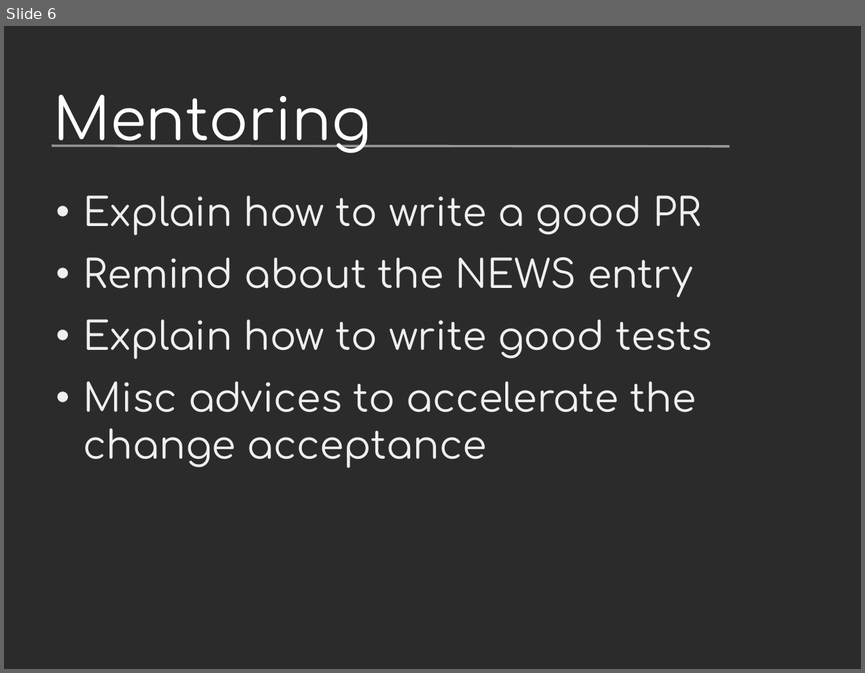
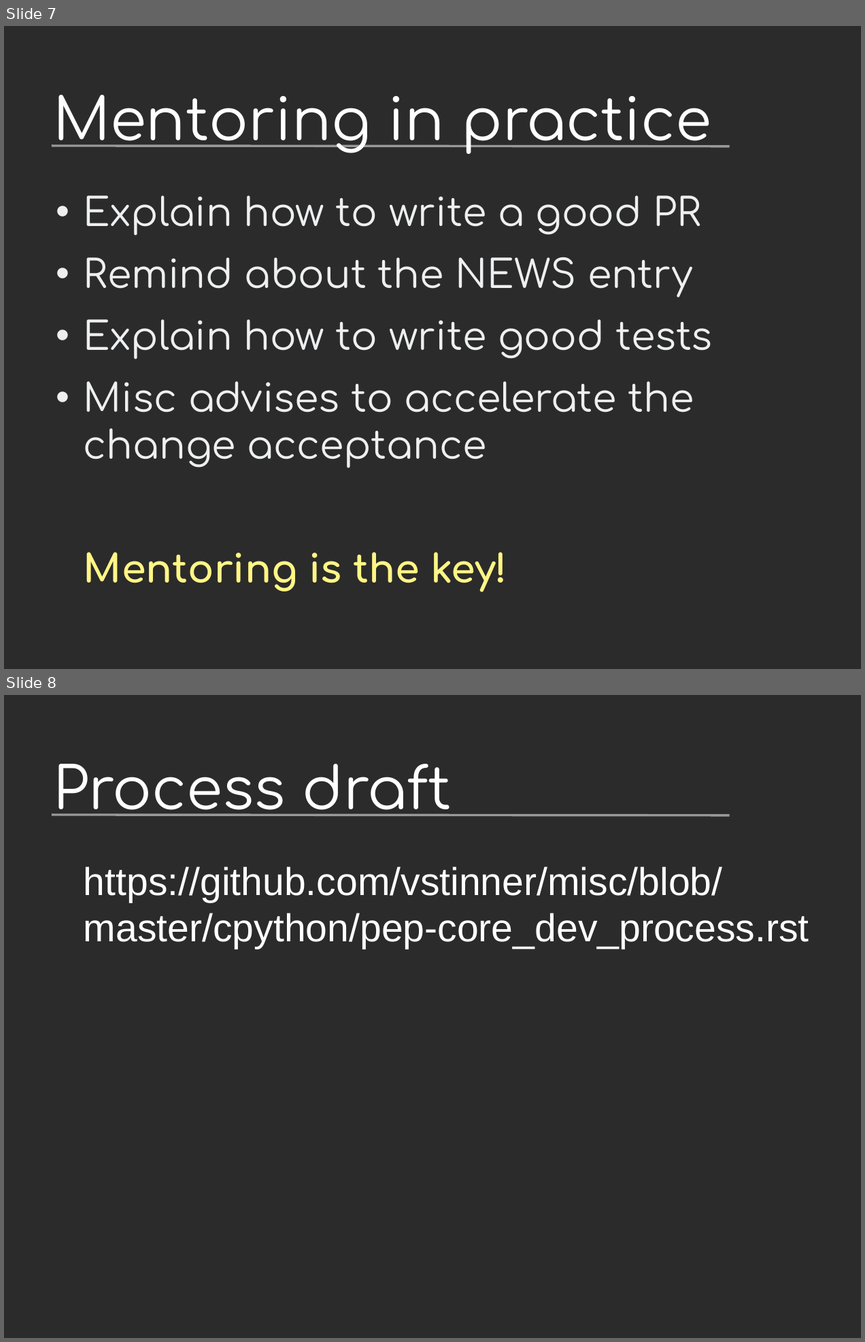
Before and after one commit to vstinner/talks, a slide deck: 2018-PyconUS/contributors.odp. Shown one above the other, each under a label of ours: slide 6 before the commit, slides 7 and 8 after it. The pictures are 865x673 and 865x1342 pixels, drawn with LibreOffice and Linux fonts; fonts in the diff are those of the drawing; background and template pictures are left out; a plain dark background stands for a picture behind light text. Boxes give left, top, right and bottom in pixels: in the first picture for what was removed or moved away, otherwise in the second. Text is boxed around its words. In the diff, an @@ line names an element or a change of style, - is before the commit and + after.

```diff
--- a/2018-PyconUS/contributors.odp
+++ b/2018-PyconUS/contributors.odp
@@ slide 8 added at (4, 695, 861, 1338), background picture (left out); not listed: 1 template element that a slide beside it also shows @@
@@ title added at (53, 764, 451, 816), 54 pt, text #FFFFFF @@
+Process draft
@@ text added at (84, 866, 809, 949), 36 pt, text #FFFFFF @@
+https://github.com/vstinner/misc/blob/master/cpython/pep-core_dev_process.rst
@@ what was slide 6 is now slide 7 @@
@@ slide 7 changed as well @@
@@ title at (53, 95, 711, 154): text changed @@
-Mentoring
+Mentoring in practice
@@ text at (84, 381, 694, 592): text changed @@
-• Misc advices to accelerate the change acceptance
+• Misc advises to accelerate the change acceptance
+Mentoring is the key!
```
Also in this commit, not shown: 4 other slides changed, 1 other slide added, 3 other files.
